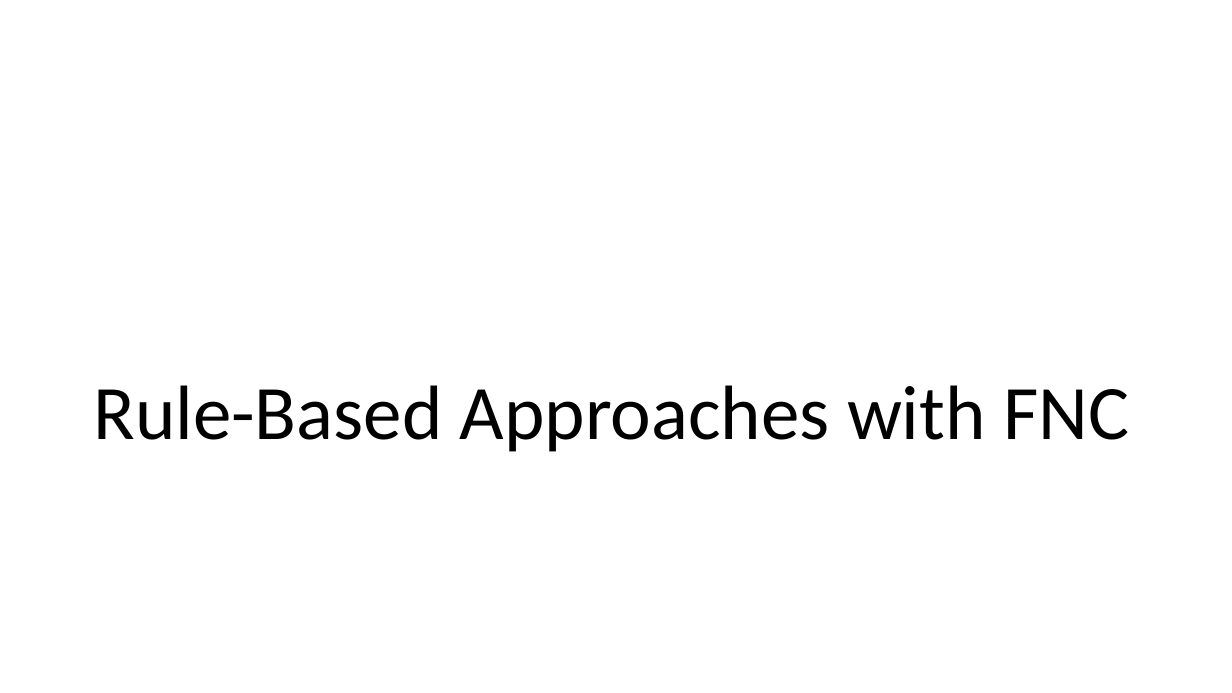
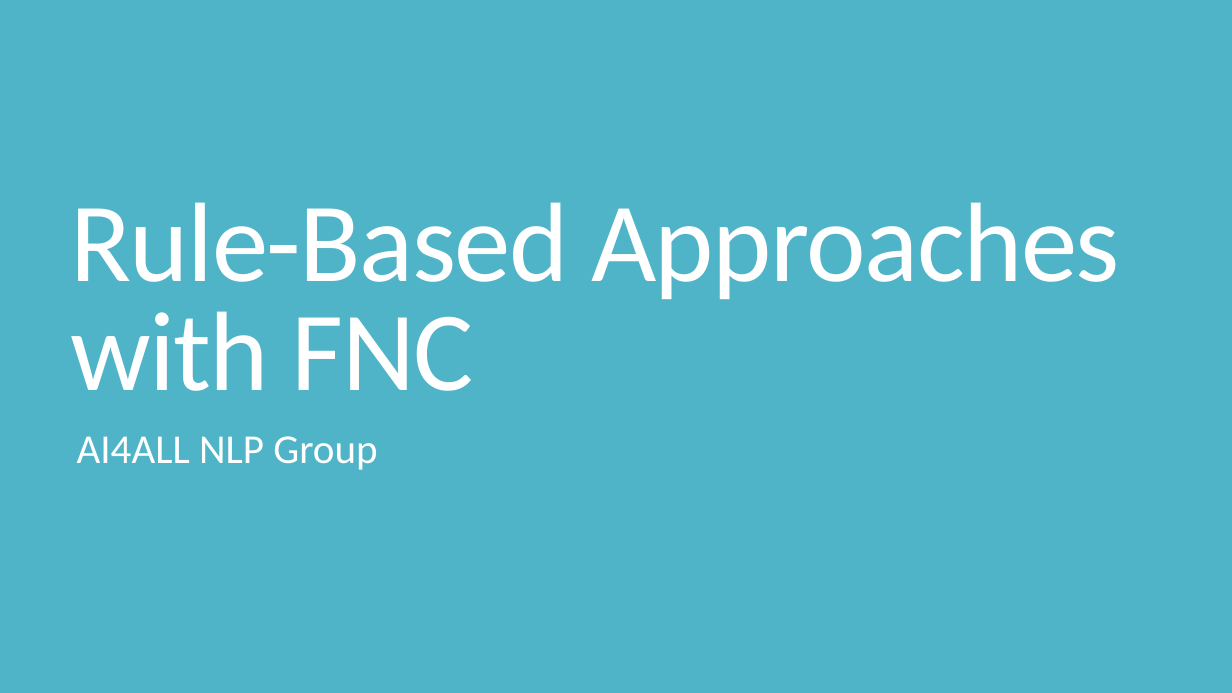
Before and after one commit to cchen23/AI4ALL_NLP, a slide deck: slide 1 of Slides/Day5_Rule_Based_Models_II.pptx. Drawn at 1232x693 pixels with LibreOffice and Linux fonts; fonts in the diff are those of the drawing. Boxes give left, top, right and bottom in pixels: in the first picture for what was removed or moved away, otherwise in the second. Text is boxed around its words. In the diff, an @@ line names an element or a change of style, - is before the commit and + after.

```diff
--- a/Slides/Day5_Rule_Based_Models_II.pptx
+++ b/Slides/Day5_Rule_Based_Models_II.pptx
@@ background #FFFFFF to #50B4C8 @@
@@ title "Rule-Based Approaches with FNC": place and size @@
-title "Rule-Based Approaches with FNC" at <box>93,385,1129,452</box>
+title "Rule-Based Approaches with FNC" at <box>70,202,1120,391</box>
@@ title "Rule-Based Approaches with FNC" at <box>70,202,1120,391</box>: size 60 to 88 pt, text colour #000000 to #FFFFFF, letter spacing 0 to -1.2 pt; line spacing 0.9 to 0.8 @@
@@ subtitle added at <box>77,436,377,470</box>, 32 pt, text #FFFFFF @@
+AI4ALL NLP Group
```
Also in this commit, not shown: 1 other slide changed, 5 slides added, 1 slide removed, 12 other files.
